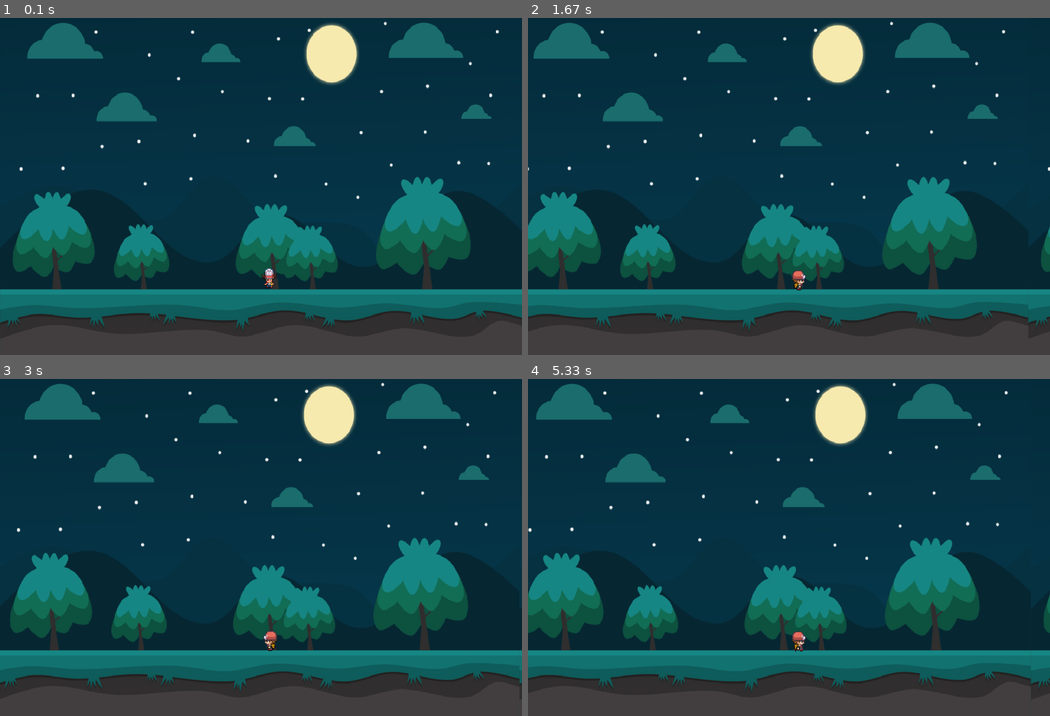
Above: before the commit, frames 1-4 (two rows, left to right).
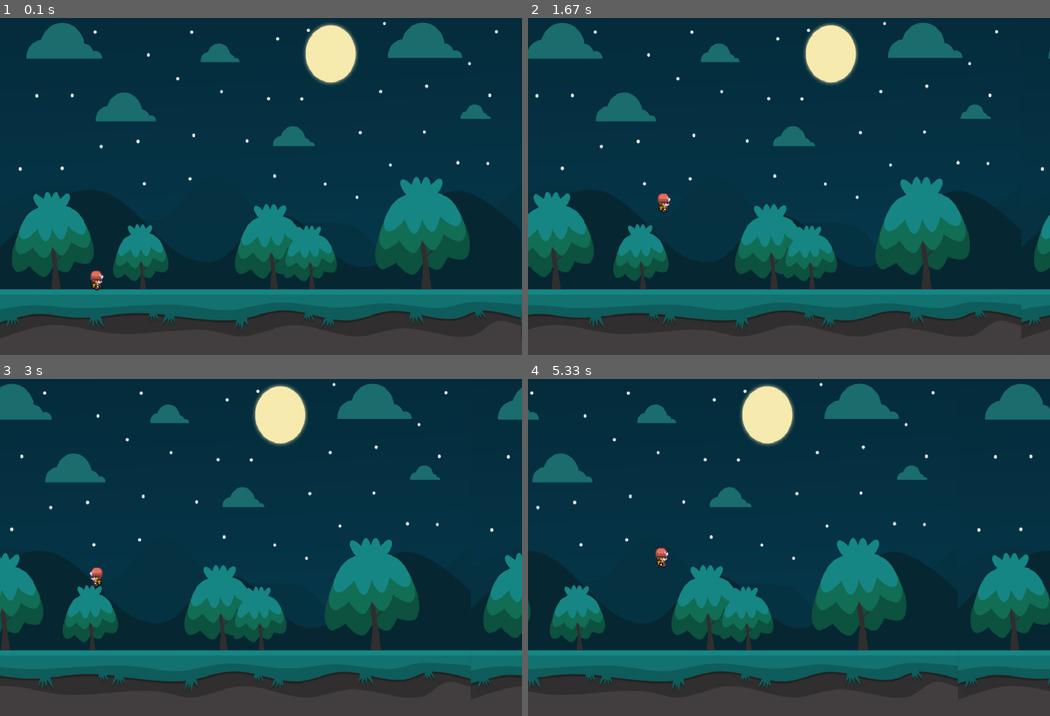
Above: after the commit, the same moments.

Repository: Cer6erus7/PygameBasic
Game: pygame game, started from main.py
Two runs of this game, one before a commit and one after it. Both use one fixed random seed, a clock stepped at 60 frames per second and the inputs below.
Inputs:
- Up to frame 1 (0.1 s): no input
- Up to frame 2 (1.67 s): hold D 0.33-0.8 s; hold W 0.83-1.13 s; hold D 1.17-1.63 s
- Up to frame 3 (3 s): hold A 1.67-2.2 s; hold A 2.23-2.63 s; hold W from 2.67 s (still down)
- Up to frame 4 (5.33 s): release W at 3.03 s; hold D 3.07-3.7 s; hold A 3.73-4.2 s; hold D 4.23-4.7 s; hold W 4.73-5.03 s; hold D from 5.07 s (still down)

The runs differ from the first frame. In frame 1, 1.8% of the frame differs, in the area x 1-100%, y 1-93%; in frame 2, 8.3%; in frame 3, 27%; in frame 4, 29%, in the area x 0-100%, y 1-94%.

Commit message:
Made jump, made some changes in player movement, mede loop for bg music

Diff:
--- a/main.py
+++ b/main.py
@@ -2,8 +2,11 @@
 
 
 class Game:
-    RIGHT_WALK = False
+    RIGHT_WALK = True
     LEFT_WALK = False
+    IS_JUMP = False
+    PLAYER_SPEED = 5
+    JUMP_COUNT = 10
 
     def __init__(self):
         pygame.init()
@@ -14,9 +17,7 @@
         self.bg = pygame.transform.scale(self.bg, (1200, 800))
 
         self.bg_sound = pygame.mixer.Sound("sounds//comic5-25269.mp3")
-
-        self.clock = pygame.time.Clock()
-        self.bg_sound.play()
+        self.bg_sound.play(loops=True)
 
         pygame.display.set_caption("My First Pygame!")
         pygame.display.set_icon(self.icon)
@@ -40,6 +41,10 @@
 
         self.animation_count = 1
         self.bg_x = 0
+        self.player_x = 200
+        self.player_y = 600
+
+        self.clock = pygame.time.Clock()
 
     def r_walk(self):
         """
@@ -47,7 +52,7 @@
         :return: None
         """
         if Game.RIGHT_WALK:
-            self.screen.blit(self.walk_right[self.animation_count], (600, 600))
+            self.screen.blit(self.walk_right[self.animation_count], (self.player_x, self.player_y))
             if self.animation_count == len(self.walk_right) - 1:
                 self.animation_count = 0
             else:
@@ -59,11 +64,29 @@
         :return: None
         """
         if Game.LEFT_WALK:
-            self.screen.blit(self.walk_left[self.animation_count], (600, 600))
+            self.screen.blit(self.walk_left[self.animation_count], (self.player_x, self.player_y))
             if self.animation_count == len(self.walk_right) - 1:
                 self.animation_count = 0
             else:
                 self.animation_count += 1
+
+    def pressed_keys(self):
+        """
+        Player movement when holds the keys.
+        :return:
+        """
+        keys = pygame.key.get_pressed()
+        if keys[pygame.K_a]:
+            if self.player_x > 50:
+                self.player_x -= Game.PLAYER_SPEED
+                Game.RIGHT_WALK = False
+                Game.LEFT_WALK = True
+
+        elif keys[pygame.K_d]:
+            if self.player_x < 400:
+                self.player_x += Game.PLAYER_SPEED
+                Game.LEFT_WALK = False
+                Game.RIGHT_WALK = True
 
     def bg_movement(self):
         """
@@ -72,36 +95,46 @@
         """
         self.screen.blit(self.bg, (self.bg_x, 0))
         self.screen.blit(self.bg, (self.bg_x + 1200, 0))
-        self.screen.blit(self.bg, (self.bg_x - 1200, 0))
 
-        if Game.LEFT_WALK:
-            if self.bg_x == 1200:
-                self.bg_x = 0
-            else:
-                self.bg_x += 2
+        if self.bg_x == -1200:
+            self.bg_x = 0
+        else:
+            self.bg_x -= 2
 
-        elif Game.RIGHT_WALK:
-            if self.bg_x == -1200:
-                self.bg_x = 0
-            else:
-                self.bg_x -= 2
-
-    def player_stand(self):
+    def jump(self):
         """
-        When player doesn't walk, it stands on place.
+        Player jumps when "w" has been pressed. Used Static variables and some formula for the smoother jump
         :return:
         """
-        if not Game.LEFT_WALK and not Game.RIGHT_WALK:
-            self.screen.blit(self.standing_player, (600, 600))
+        keys = pygame.key.get_pressed()
+
+        if not Game.IS_JUMP and keys[pygame.K_w]:
+            Game.IS_JUMP = True
+
+        elif Game.IS_JUMP:
+            if Game.JUMP_COUNT >= -10:
+                if Game.JUMP_COUNT > 0:
+                    self.player_y -= (Game.JUMP_COUNT ** 2) / 2
+                else:
+                    self.player_y += (Game.JUMP_COUNT ** 2) / 2
+                Game.JUMP_COUNT -= 1
+            else:
+                Game.IS_JUMP = False
+                Game.JUMP_COUNT = 10
 
     def run_game(self):
+        """
+        Loop for the game. A whole game works when this loop is working.
+        :return:
+        """
         runner = True
         while runner:
 
             self.bg_movement()
-            self.player_stand()
+            self.pressed_keys()
             self.r_walk()
             self.l_walk()
+            self.jump()
 
             pygame.display.update()
 
@@ -110,19 +143,6 @@
                     runner = False
                     quit()
 
-                elif event.type == pygame.KEYDOWN:
-                    if event.key == pygame.K_d:
-                        Game.LEFT_WALK = False
-                        Game.RIGHT_WALK = True
-
-                    elif event.key == pygame.K_a:
-                        Game.RIGHT_WALK = False
-                        Game.LEFT_WALK = True
-
-                    elif event.key == pygame.K_s:
-                        Game.RIGHT_WALK = False
-                        Game.LEFT_WALK = False
-
             self.clock.tick(20)
 
 
